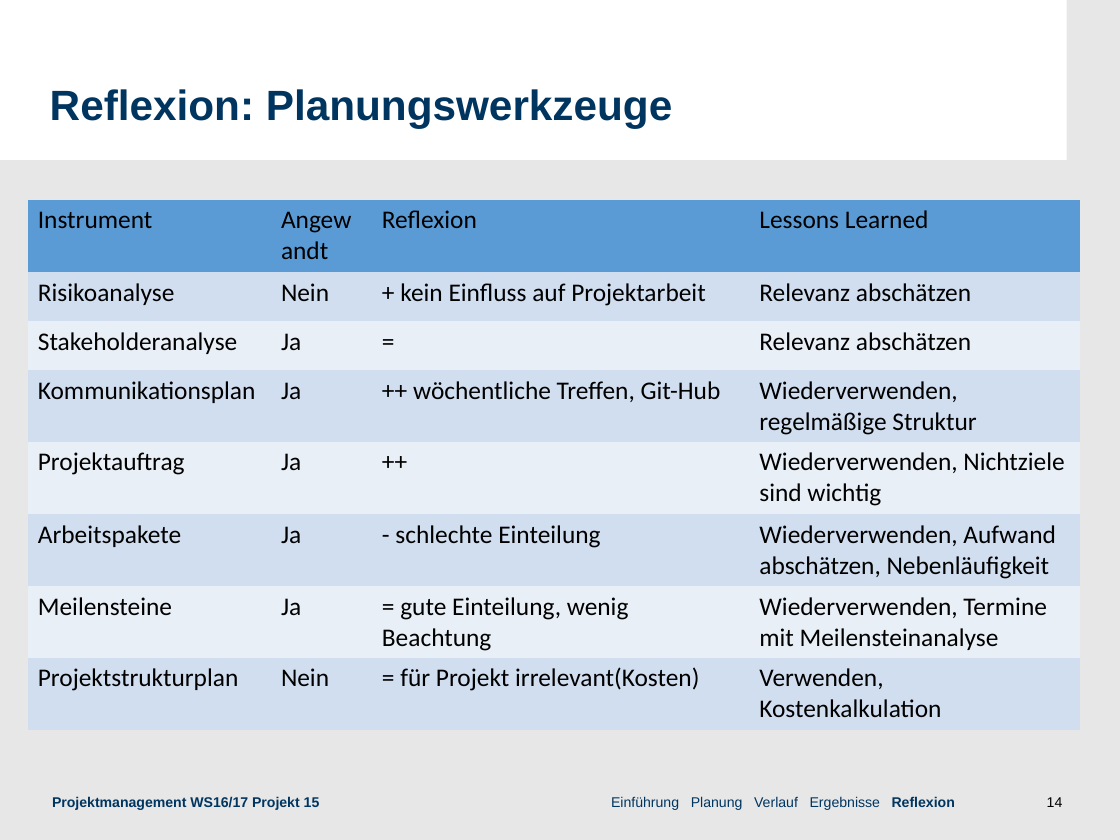
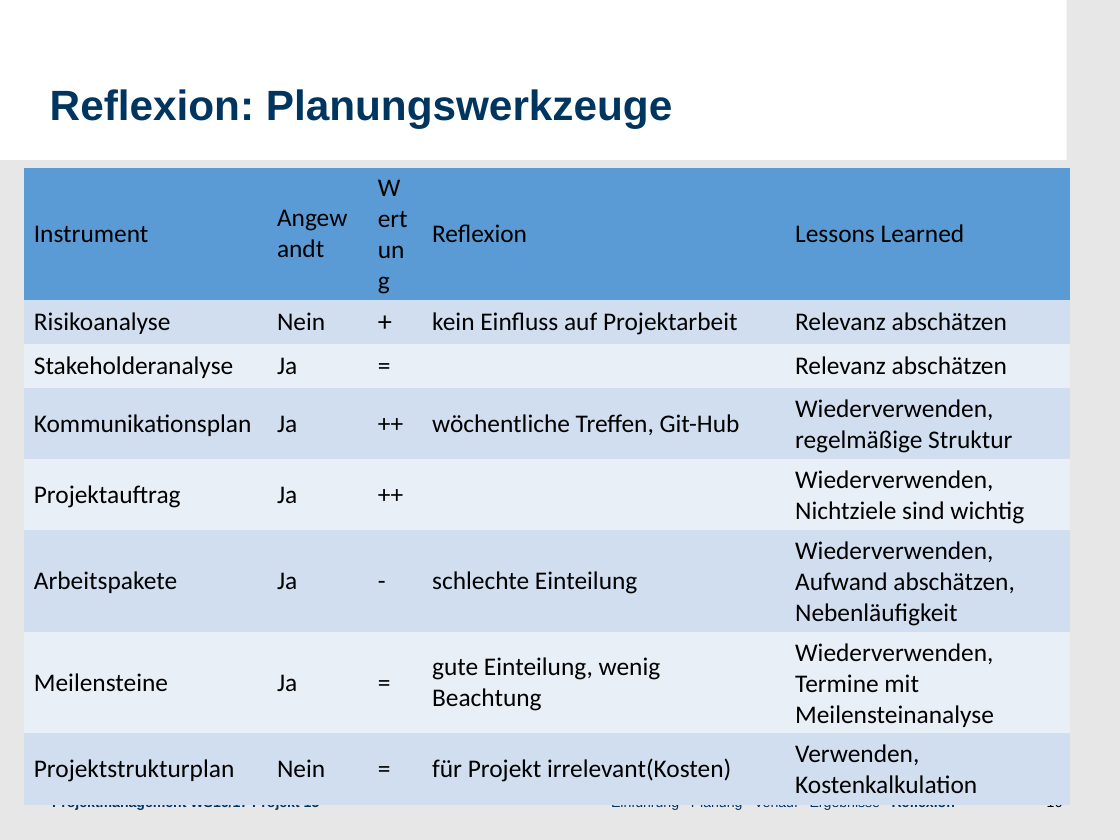
Before and after one commit to roku6/3D-Modelle, a slide deck: slide 16 of concepts/Praesentation/präsi_Projekt_Neu.odp (slide 14 before the commit). Drawn at 1120x840 pixels with LibreOffice and Linux fonts; fonts in the diff are those of the drawing; background and template pictures are left out. Boxes give left, top, right and bottom in pixels: in the first picture for what was removed or moved away, otherwise in the second. Text is boxed around its words. In the diff, an @@ line names an element or a change of style, - is before the commit and + after.

```diff
--- a/concepts/Praesentation/präsi_Projekt_Neu.odp
+++ b/concepts/Praesentation/präsi_Projekt_Neu.odp
@@ table at (x1=23, y1=168, x2=1069, y2=797) @@
-column 3: Reflexion | + kein Einfluss auf Projektarbeit | = | ++ wöchentliche Treffen, Git-Hub | ++ | - schlechte Einteilung | = gute Einteilung, wenig Beachtung | = für Projekt irrelevant(Kosten)
+column 3: Wertung | + | = | ++ | ++ | - | = | =
+column 4: Reflexion | kein Einfluss auf Projektarbeit |  | wöchentliche Treffen, Git-Hub |  | schlechte Einteilung | gute Einteilung, wenig Beachtung | für Projekt irrelevant(Kosten)
@@ table resized from (x1=27, y1=200, x2=1079, y2=730) to (x1=23, y1=168, x2=1069, y2=797) @@
@@ page number at (x1=1047, y1=805, x2=1063, y2=807): text changed @@
-14
+16
```
Also in this commit, not shown: 3 other slides changed, 2 slides added, 28 other files.
